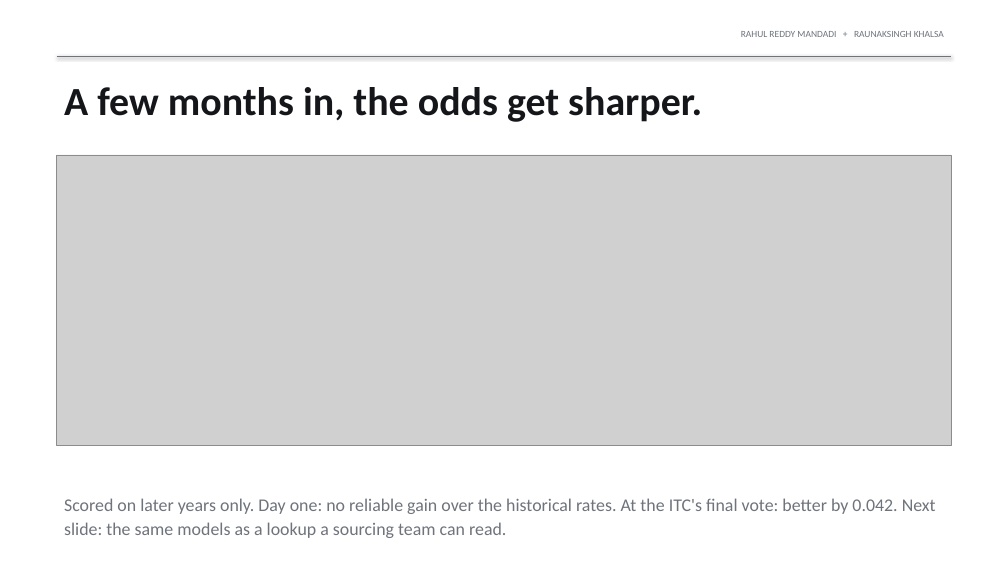
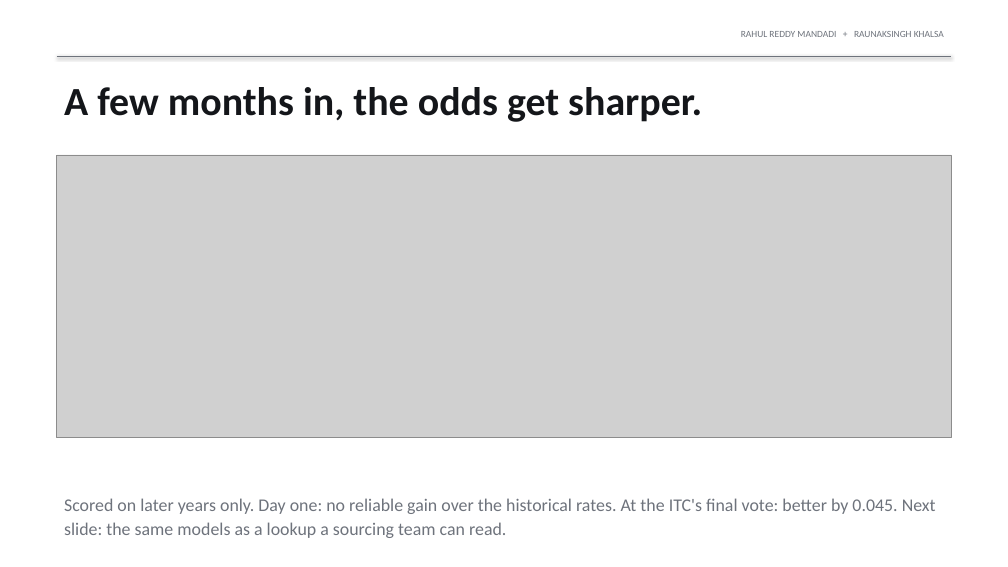
Before and after one commit to rahul-mandadi/tariff-rush, a slide deck: slide 12 of slides/Mandadi_Khalsa_Presentation2_v2.pptx. Drawn at 1008x567 pixels with LibreOffice and Linux fonts; fonts in the diff are those of the drawing; grey boxes stand for pictures. Boxes give left, top, right and bottom in pixels: in the first picture for what was removed or moved away, otherwise in the second. Text is boxed around its words. In the diff, an @@ line names an element or a change of style, - is before the commit and + after.

Commit message:
Prediction tests on decision-time comparison panels; Table 3 shows scored cases; full definition of the 16 percent
Rivals in prediction panels are left out only for cases already started by the duty (build_decision_stacks.py); day-one, at-the-fall, ITC-vote, lookup and AD/CVD transfer inputs rebuilt, and every Section 301 transfer test uses the strict sample. Day one +0.005 (inside zero); at the fall +0.018, only +0.009 beyond day-one facts; at the ITC vote +0.045, AUC 0.81, +0.018 beyond the latest share. Table 3 gives eligible and scored cases. The 16 percent is products that fell, never came back and had no imports in months 13 to 18; 18.6 percent of all products had none then.

```diff
--- a/slides/Mandadi_Khalsa_Presentation2_v2.pptx
+++ b/slides/Mandadi_Khalsa_Presentation2_v2.pptx
@@ picture: place and size @@
-picture at (57, 155, 951, 445)
+picture at (57, 155, 951, 438)
@@ text at (64, 498, 936, 538): text changed @@
-Scored on later years only. Day one: no reliable gain over the historical rates. At the ITC's final vote: better by 0.042. Next slide: the same models as a lookup a sourcing team can read.
+Scored on later years only. Day one: no reliable gain over the historical rates. At the ITC's final vote: better by 0.045. Next slide: the same models as a lookup a sourcing team can read.
```
Also in this commit, not shown: 2 other slides changed, 34 other files.
